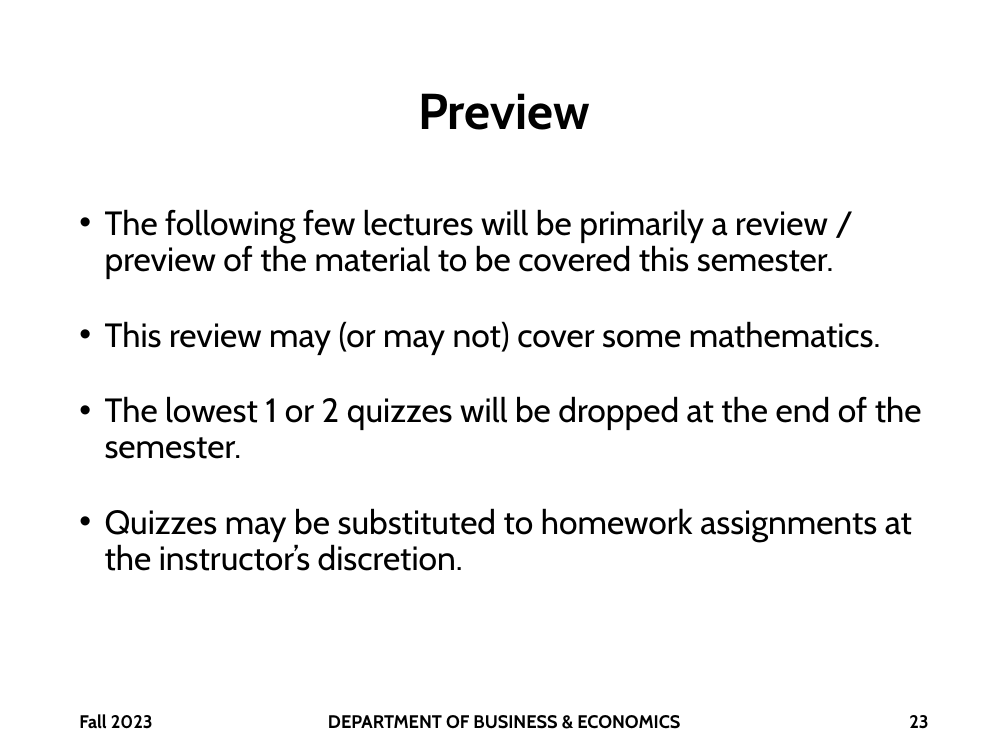
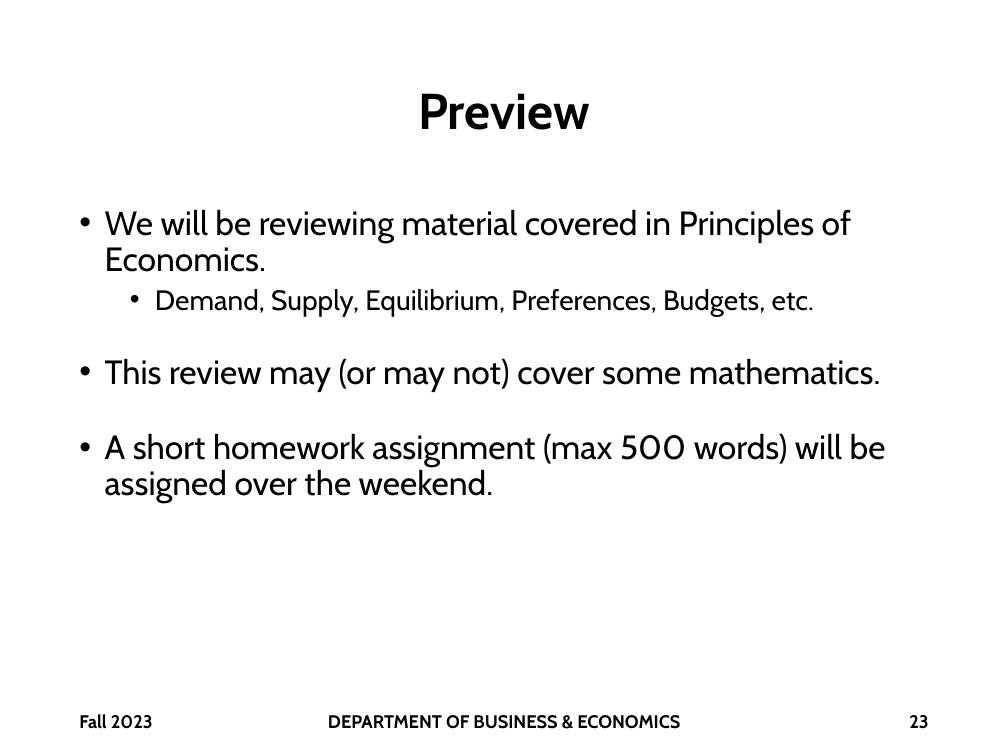
Before and after one commit to brianhwpark/brianhwpark.github.io, a slide deck: slide 23 of files/ppt/monmouthcollege-econ-300/ECON300-LEC01.pptx. Drawn at 1008x756 pixels with LibreOffice and Linux fonts; fonts in the diff are those of the drawing; background and template pictures are left out. Boxes give left, top, right and bottom in pixels: in the first picture for what was removed or moved away, otherwise in the second. Text is boxed around its words. In the diff, an @@ line names an element or a change of style, - is before the commit and + after.

```diff
--- a/files/ppt/monmouthcollege-econ-300/ECON300-LEC01.pptx
+++ b/files/ppt/monmouthcollege-econ-300/ECON300-LEC01.pptx
@@ text at (105, 209, 851, 316): text changed @@
-• The following few lectures will be primarily a review / preview of the material to be covered this semester.
+• We will be reviewing material covered in Principles of Economics.
+  • Demand, Supply, Equilibrium, Preferences, Budgets, etc.
@@ text at (105, 433, 886, 503): text changed @@
-• The lowest 1 or 2 quizzes will be dropped at the end of the semester.
-• Quizzes may be substituted to homework assignments at the instructor’s discretion.
+• A short homework assignment (max 500 words) will be assigned over the weekend.
```
Also in this commit, not shown: 10 other slides changed, 3 other files.
